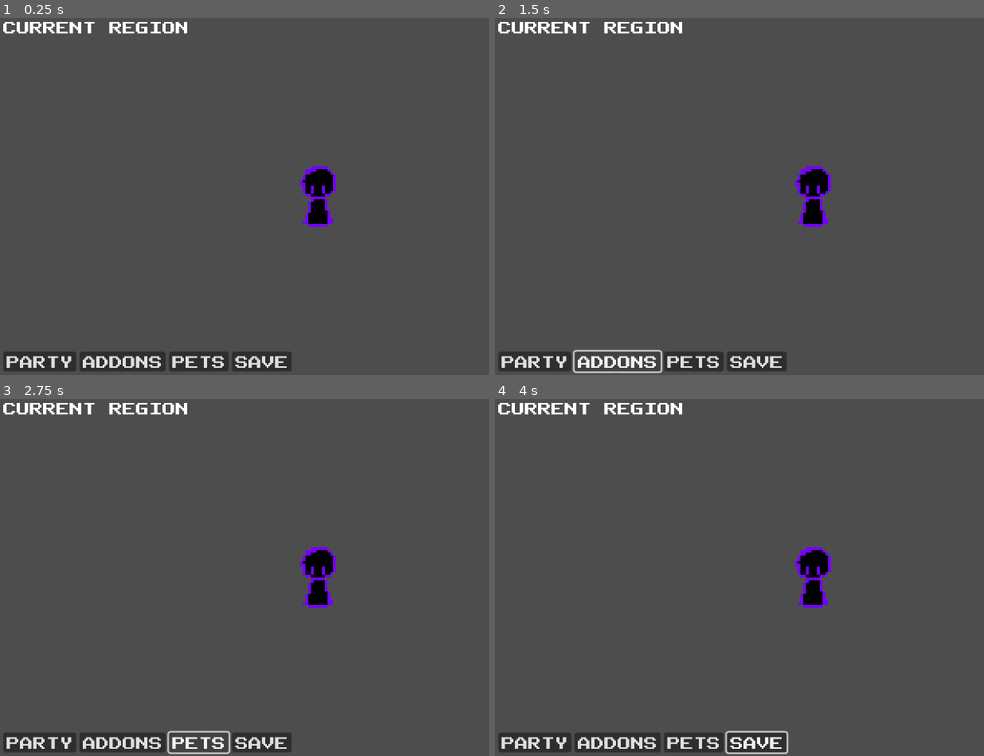
Above: before the commit, frames 1-4 (two rows, left to right).
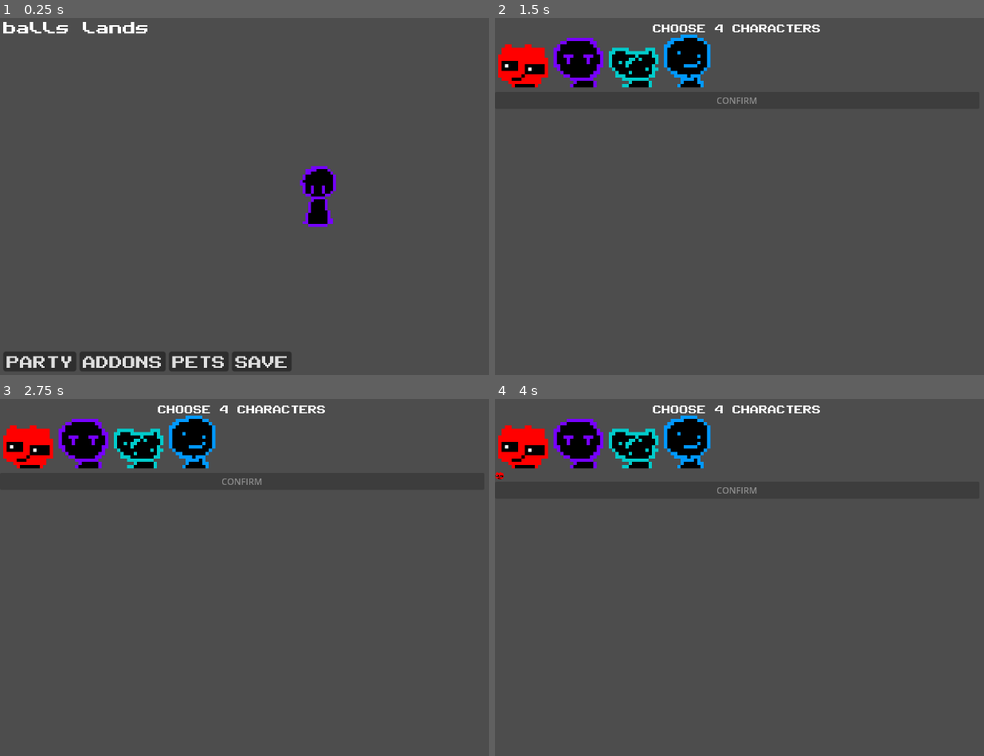
Above: after the commit, the same moments.

Repository: CIlie23/GhostieWorld
Game: Godot game, scene res://Scenes/overworld.tscn
Same seed, same stepped clock (60 frames per second), same inputs: the game is played once before the commit and once after it.
Inputs (mouse positions are in pixels of both pictures, inside the frame that each line leads up to):
- Up to frame 1 (0.25 s): no input
- Up to frame 2 (1.5 s): click "PARTY" at 0.5 s; click (617, 360) at 1.25 s, where only the run before the commit has a clickable "ADDONS"
- Up to frame 3 (2.75 s): click (200, 741) at 2 s, where only the run before the commit has a clickable "PETS"
- Up to frame 4 (4 s): click (759, 741) at 2.75 s, where only the run before the commit has a clickable "SAVE"; click (519, 441) at 3.52 s

The runs differ from the first frame. In frame 1, 0.6% of the frame differs, in the area x 0-39%, y 1-5%; in frame 2, 8.8%; in frame 3, 8.9%; in frame 4, 9.4%, in the area x 0-69%, y 1-100%.

Commit message:
party system

Diff:
--- /dev/null
+++ b/Assets/Characters/Jahtee/jahtee.tres
@@ -0,0 +1,12 @@
+[gd_resource type="Resource" script_class="CharacterData" load_steps=4 format=3 uid="uid://gjwhjsicmmwp"]
+
+[ext_resource type="Script" uid="uid://ede5kx2d6hca" path="res://Scripts/attackData.gd" id="1_j6tfa"]
+[ext_resource type="Script" uid="uid://bohf3lm3y5w0j" path="res://Scripts/characterData.gd" id="2_58ote"]
+[ext_resource type="Texture2D" uid="uid://b2hk2laeitm23" path="res://Assets/Characters/Jahtee/jahtee.png" id="2_bq6m0"]
+
+[resource]
+script = ExtResource("2_58ote")
+name = "jahtee"
+icon = ExtResource("2_bq6m0")
+attacks = Array[ExtResource("1_j6tfa")]([])
+metadata/_custom_type_script = "uid://bohf3lm3y5w0j"
--- /dev/null
+++ b/Assets/Characters/Kullix/kullix.tres
@@ -0,0 +1,12 @@
+[gd_resource type="Resource" script_class="CharacterData" load_steps=4 format=3 uid="uid://dj8i0bqotksi0"]
+
+[ext_resource type="Script" uid="uid://ede5kx2d6hca" path="res://Scripts/attackData.gd" id="1_5jbgv"]
+[ext_resource type="Texture2D" uid="uid://dxbmiolmcwv7x" path="res://Assets/Characters/Kullix/kullixPortrait.png" id="2_50222"]
+[ext_resource type="Script" uid="uid://bohf3lm3y5w0j" path="res://Scripts/characterData.gd" id="2_ibjc0"]
+
+[resource]
+script = ExtResource("2_ibjc0")
+name = "Kullix"
+icon = ExtResource("2_50222")
+attacks = Array[ExtResource("1_5jbgv")]([])
+metadata/_custom_type_script = "uid://bohf3lm3y5w0j"
--- /dev/null
+++ b/Assets/Characters/Mask/mask.tres
@@ -0,0 +1,21 @@
+[gd_resource type="Resource" script_class="CharacterData" load_steps=5 format=3 uid="uid://b4ed4cs5aufvy"]
+
+[ext_resource type="Script" uid="uid://ede5kx2d6hca" path="res://Scripts/attackData.gd" id="1_d87fq"]
+[ext_resource type="Texture2D" uid="uid://c4gelw5a5tsgy" path="res://Assets/Characters/Mask/maskPortrait.png" id="2_8kwsx"]
+[ext_resource type="Script" uid="uid://bohf3lm3y5w0j" path="res://Scripts/characterData.gd" id="2_6517r"]
+
+[sub_resource type="Resource" id="Resource_6517r"]
+script = ExtResource("1_d87fq")
+name = "Balls attack"
+description = "throws ball"
+power = 1
+cooldown = 1.0
+target_type = "enemy"
+metadata/_custom_type_script = "uid://ede5kx2d6hca"
+
+[resource]
+script = ExtResource("2_6517r")
+name = "MaskMajor"
+icon = ExtResource("2_8kwsx")
+attacks = Array[ExtResource("1_d87fq")]([SubResource("Resource_6517r")])
+metadata/_custom_type_script = "uid://bohf3lm3y5w0j"
--- /dev/null
+++ b/Assets/Characters/Vortex/Vortex.tres
@@ -0,0 +1,12 @@
+[gd_resource type="Resource" script_class="CharacterData" load_steps=4 format=3 uid="uid://b2cpmmbetyrb3"]
+
+[ext_resource type="Script" uid="uid://ede5kx2d6hca" path="res://Scripts/attackData.gd" id="1_gvpc3"]
+[ext_resource type="Script" uid="uid://bohf3lm3y5w0j" path="res://Scripts/characterData.gd" id="2_j03nf"]
+[ext_resource type="Texture2D" uid="uid://mlwp28fl2ars" path="res://Assets/Characters/Vortex/vortex.png" id="2_jfkgo"]
+
+[resource]
+script = ExtResource("2_j03nf")
+name = "Vortex"
+icon = ExtResource("2_jfkgo")
+attacks = Array[ExtResource("1_gvpc3")]([])
+metadata/_custom_type_script = "uid://bohf3lm3y5w0j"
--- a/Assets/GUI/ingameGUI.tscn
+++ b/Assets/GUI/ingameGUI.tscn
@@ -5,19 +5,18 @@
 [sub_resource type="GDScript" id="GDScript_onc8g"]
 script/source = "extends Control
 
+@onready var region_name: Label = $VBoxContainer/RegionName
 
 # Called when the node enters the scene tree for the first time.
 func _ready() -> void:
 	pass # Replace with function body.
 
-
 # Called every frame. 'delta' is the elapsed time since the previous frame.
 func _process(delta: float) -> void:
-	pass
+	region_name.text = Global.areaName
 
-
-func _on_button_pressed() -> void:
-	print(\"hello\")
+func _on_party_pressed() -> void:
+	get_tree().change_scene_to_file(\"res://Scenes/character_selection.tscn\")
 "
 
 [node name="GUI" type="Control"]
@@ -35,7 +34,7 @@
 offset_bottom = 40.0
 theme_override_constants/separation = 385
 
-[node name="Label" type="Label" parent="VBoxContainer"]
+[node name="RegionName" type="Label" parent="VBoxContainer"]
 layout_mode = 2
 theme_override_fonts/font = ExtResource("1_onc8g")
 text = "CURRENT REGION"
@@ -43,24 +42,24 @@
 [node name="HBoxContainer" type="HBoxContainer" parent="VBoxContainer"]
 layout_mode = 2
 
-[node name="Button" type="Button" parent="VBoxContainer/HBoxContainer"]
+[node name="Party" type="Button" parent="VBoxContainer/HBoxContainer"]
 layout_mode = 2
 theme_override_fonts/font = ExtResource("1_onc8g")
 text = "PARTY"
 
-[node name="Button2" type="Button" parent="VBoxContainer/HBoxContainer"]
+[node name="Addons" type="Button" parent="VBoxContainer/HBoxContainer"]
 layout_mode = 2
 theme_override_fonts/font = ExtResource("1_onc8g")
 text = "ADDONS"
 
-[node name="Button3" type="Button" parent="VBoxContainer/HBoxContainer"]
+[node name="Pets" type="Button" parent="VBoxContainer/HBoxContainer"]
 layout_mode = 2
 theme_override_fonts/font = ExtResource("1_onc8g")
 text = "PETS"
 
-[node name="Button4" type="Button" parent="VBoxContainer/HBoxContainer"]
+[node name="Save" type="Button" parent="VBoxContainer/HBoxContainer"]
 layout_mode = 2
 theme_override_fonts/font = ExtResource("1_onc8g")
 text = "SAVE"
 
-[connection signal="pressed" from="VBoxContainer/HBoxContainer/Button" to="." method="_on_button_pressed"]
+[connection signal="pressed" from="VBoxContainer/HBoxContainer/Party" to="." method="_on_party_pressed"]
--- a/Assets/Player/player.tscn
+++ b/Assets/Player/player.tscn
@@ -42,7 +42,7 @@
 "
 
 [sub_resource type="RectangleShape2D" id="RectangleShape2D_6miq6"]
-size = Vector2(12, 22)
+size = Vector2(8, 8)
 
 [sub_resource type="AtlasTexture" id="AtlasTexture_61lih"]
 atlas = ExtResource("1_61lih")
@@ -139,6 +139,7 @@
 script = SubResource("GDScript_61lih")
 
 [node name="CollisionShape2D" type="CollisionShape2D" parent="."]
+position = Vector2(0, 5)
 shape = SubResource("RectangleShape2D_6miq6")
 
 [node name="AnimatedSprite2D" type="AnimatedSprite2D" parent="."]
--- a/Assets/WorldAssets/NPCs/npc.tscn
+++ b/Assets/WorldAssets/NPCs/npc.tscn
@@ -1,11 +1,13 @@
-[gd_scene load_steps=7 format=3 uid="uid://nxmsorbii84k"]
+[gd_scene load_steps=8 format=3 uid="uid://nxmsorbii84k"]
 
 [ext_resource type="Texture2D" uid="uid://cgrv0nj4cmr7a" path="res://Assets/WorldAssets/NPCs/npc.png" id="1_m2mpp"]
+[ext_resource type="Texture2D" uid="uid://bvg6kjvrhl1aq" path="res://Assets/WorldAssets/NPCs/chatbox.png" id="2_n8nsj"]
 
 [sub_resource type="GDScript" id="GDScript_m2mpp"]
 script/source = "extends StaticBody2D
 
 @onready var sprite: AnimatedSprite2D = $AnimatedSprite2D
+@onready var chat: Sprite2D = $Chat
 
 # Called when the node enters the scene tree for the first time.
 func _ready() -> void:
@@ -15,6 +17,13 @@
 # Called every frame. 'delta' is the elapsed time since the previous frame.
 func _process(delta: float) -> void:
 	pass
+
+func _on_mouse_entered() -> void:
+	print(\"hello\")
+	chat.set_visible(true)
+
+func _on_mouse_exited() -> void:
+	chat.set_visible(false)
 "
 
 [sub_resource type="RectangleShape2D" id="RectangleShape2D_pasob"]
@@ -48,7 +57,16 @@
 [node name="CollisionShape2D" type="CollisionShape2D" parent="."]
 position = Vector2(-0.5, 0.5)
 shape = SubResource("RectangleShape2D_pasob")
+one_way_collision = true
 
 [node name="AnimatedSprite2D" type="AnimatedSprite2D" parent="."]
 sprite_frames = SubResource("SpriteFrames_lidf4")
 animation = &"idle"
+
+[node name="Chat" type="Sprite2D" parent="."]
+visible = false
+position = Vector2(0, -11)
+texture = ExtResource("2_n8nsj")
+
+[connection signal="mouse_entered" from="." to="." method="_on_mouse_entered"]
+[connection signal="mouse_exited" from="." to="." method="_on_mouse_exited"]
--- a/Assets/WorldAssets/tree.tscn
+++ b/Assets/WorldAssets/tree.tscn
@@ -3,11 +3,14 @@
 [ext_resource type="Texture2D" uid="uid://dfxy3fu1gfool" path="res://Assets/WorldAssets/tree.png" id="1_7ppvw"]
 
 [sub_resource type="RectangleShape2D" id="RectangleShape2D_pasob"]
-size = Vector2(18, 24)
+size = Vector2(10, 6)
 
 [node name="Tree" type="StaticBody2D"]
+z_index = 1
+y_sort_enabled = true
 
 [node name="CollisionShape2D" type="CollisionShape2D" parent="."]
+position = Vector2(0, 7)
 shape = SubResource("RectangleShape2D_pasob")
 
 [node name="Sprite2D" type="Sprite2D" parent="."]
--- /dev/null
+++ b/Global.gd
@@ -0,0 +1,11 @@
+extends Node
+
+var areaName:String
+var player_party: Array[CharacterData] = []
+# Called when the node enters the scene tree for the first time.
+func _ready() -> void:
+	print("Global script loaded")
+
+# Called every frame. 'delta' is the elapsed time since the previous frame.
+func _process(delta: float) -> void:
+	pass
--- /dev/null
+++ b/Scenes/battle_scene.gd
@@ -0,0 +1,11 @@
+extends Node2D
+
+
+# Called when the node enters the scene tree for the first time.
+func _ready() -> void:
+	pass # Replace with function body.
+
+
+# Called every frame. 'delta' is the elapsed time since the previous frame.
+func _process(delta: float) -> void:
+	pass
--- /dev/null
+++ b/Scenes/battle_scene.tscn
@@ -0,0 +1,16 @@
+[gd_scene load_steps=2 format=3 uid="uid://bqsrqvgdycygu"]
+
+[ext_resource type="Script" uid="uid://bt40jgofh0axr" path="res://Scenes/battle_scene.gd" id="1_b25br"]
+
+[node name="BattleScene" type="Node2D"]
+script = ExtResource("1_b25br")
+
+[node name="PlayerParty" type="Node" parent="."]
+
+[node name="EnemyParty" type="Node" parent="."]
+
+[node name="UI" type="Control" parent="."]
+layout_mode = 3
+anchors_preset = 0
+offset_right = 40.0
+offset_bottom = 40.0
--- /dev/null
+++ b/Scenes/character_selection.gd
@@ -0,0 +1,52 @@
+extends Control
+
+@export var available_characters: Array[CharacterData]
+
+const MAX_PARTY_SIZE = 4
+var selected_party: Array[CharacterData] = []
+
+@onready var available_container = $MarginContainer/VBoxContainer/HBoxContainer/AvailableCharacters
+@onready var selected_slots = [
+$MarginContainer/VBoxContainer/HBoxContainer2/SelectedParty/PartySlot1,
+$MarginContainer/VBoxContainer/HBoxContainer2/SelectedParty/PartySlot2,
+$MarginContainer/VBoxContainer/HBoxContainer2/SelectedParty/PartySlot3,
+$MarginContainer/VBoxContainer/HBoxContainer2/SelectedParty/PartySlot4
+]
+@onready var confirm_button: Button = $MarginContainer/VBoxContainer/confirm_button
+
+func _ready():
+	populate_available_characters()
+	update_party_slots()
+
+func populate_available_characters():
+	for char in available_characters:
+		var button = TextureButton.new()
+		button.texture_normal = char.icon
+		button.tooltip_text = char.name
+		button.stretch_mode = TextureButton.STRETCH_KEEP_ASPECT_CENTERED
+		button.custom_minimum_size = Vector2(96, 96)
+		button.connect("pressed", func(): on_character_selected(char))
+		available_container.add_child(button)
+
+func on_character_selected(char: CharacterData):
+	if selected_party.has(char):
+		return
+	if selected_party.size() >= MAX_PARTY_SIZE:
+		return
+	selected_party.append(char)
+	update_party_slots()
+
+func update_party_slots():
+	for i in range(MAX_PARTY_SIZE):
+		if i < selected_party.size():
+			selected_slots[i].texture = selected_party[i].icon
+		else:
+			selected_slots[i].texture = null
+
+	confirm_button.disabled = selected_party.size() != MAX_PARTY_SIZE
+
+
+func _on_confirm_button_pressed() -> void:
+	print("hello")
+	Global.player_party = selected_party.duplicate()
+	get_tree().change_scene_to_file("res://Scenes/overworld.tscn")
--- /dev/null
+++ b/Scenes/character_selection.tscn
@@ -0,0 +1,70 @@
+[gd_scene load_steps=8 format=3 uid="uid://s8mhmak16idf"]
+
+[ext_resource type="Script" uid="uid://b1rb8aabnlg2s" path="res://Scenes/character_selection.gd" id="1_fm6ub"]
+[ext_resource type="FontFile" uid="uid://nt8o1lj63fvq" path="res://Assets/Fonts/PublicPixel-rv0pA.ttf" id="1_mng1v"]
+[ext_resource type="Script" uid="uid://bohf3lm3y5w0j" path="res://Scripts/characterData.gd" id="2_235bc"]
+[ext_resource type="Resource" uid="uid://b4ed4cs5aufvy" path="res://Assets/Characters/Mask/mask.tres" id="3_mdkri"]
+[ext_resource type="Resource" uid="uid://dj8i0bqotksi0" path="res://Assets/Characters/Kullix/kullix.tres" id="4_3nbr6"]
+[ext_resource type="Resource" uid="uid://gjwhjsicmmwp" path="res://Assets/Characters/Jahtee/jahtee.tres" id="5_btth6"]
+[ext_resource type="Resource" uid="uid://b2cpmmbetyrb3" path="res://Assets/Characters/Vortex/Vortex.tres" id="6_ov5p2"]
+
+[node name="CharacterSelection" type="Control"]
+layout_mode = 3
+anchors_preset = 15
+anchor_right = 1.0
+anchor_bottom = 1.0
+grow_horizontal = 2
+grow_vertical = 2
+script = ExtResource("1_fm6ub")
+available_characters = Array[ExtResource("2_235bc")]([ExtResource("3_mdkri"), ExtResource("4_3nbr6"), ExtResource("5_btth6"), ExtResource("6_ov5p2")])
+
+[node name="MarginContainer" type="MarginContainer" parent="."]
+layout_mode = 1
+anchors_preset = 15
+anchor_right = 1.0
+anchor_bottom = 1.0
+offset_top = 10.0
+offset_right = -275.0
+grow_horizontal = 2
+grow_vertical = 2
+
+[node name="VBoxContainer" type="VBoxContainer" parent="MarginContainer"]
+layout_mode = 2
+
+[node name="Label" type="Label" parent="MarginContainer/VBoxContainer"]
+layout_mode = 2
+theme_override_fonts/font = ExtResource("1_mng1v")
+text = "CHOOSE 4 CHARACTERS"
+horizontal_alignment = 1
+
+[node name="HBoxContainer" type="HBoxContainer" parent="MarginContainer/VBoxContainer"]
+layout_mode = 2
+
+[node name="AvailableCharacters" type="GridContainer" parent="MarginContainer/VBoxContainer/HBoxContainer"]
+layout_mode = 2
+columns = 8
+
+[node name="HBoxContainer2" type="HBoxContainer" parent="MarginContainer/VBoxContainer"]
+layout_mode = 2
+
+[node name="SelectedParty" type="HBoxContainer" parent="MarginContainer/VBoxContainer/HBoxContainer2"]
+layout_mode = 2
+
+[node name="PartySlot1" type="TextureRect" parent="MarginContainer/VBoxContainer/HBoxContainer2/SelectedParty"]
+layout_mode = 2
+
+[node name="PartySlot2" type="TextureRect" parent="MarginContainer/VBoxContainer/HBoxContainer2/SelectedParty"]
+layout_mode = 2
+
+[node name="PartySlot3" type="TextureRect" parent="MarginContainer/VBoxContainer/HBoxContainer2/SelectedParty"]
+layout_mode = 2
+
+[node name="PartySlot4" type="TextureRect" parent="MarginContainer/VBoxContainer/HBoxContainer2/SelectedParty"]
+layout_mode = 2
+
+[node name="confirm_button" type="Button" parent="MarginContainer/VBoxContainer"]
+layout_mode = 2
+disabled = true
+text = "CONFIRM"
+
+[connection signal="pressed" from="MarginContainer/VBoxContainer/confirm_button" to="." method="_on_confirm_button_pressed"]
--- a/Scenes/chat_scene.tscn
+++ b/Scenes/chat_scene.tscn
@@ -1,3 +1,24 @@
-[gd_scene format=3 uid="uid://cla6wju0ux4kv"]
+[gd_scene load_steps=2 format=3 uid="uid://cla6wju0ux4kv"]
+
+[ext_resource type="Texture2D" uid="uid://co7yhbrtddtrn" path="res://Assets/coconut.jpg" id="1_cx1mu"]
 
 [node name="ChatScene" type="Node2D"]
+
+[node name="HBoxContainer" type="HBoxContainer" parent="."]
+anchors_preset = 8
+anchor_left = 0.5
+anchor_top = 0.5
+anchor_right = 0.5
+anchor_bottom = 0.5
+offset_left = -20.0
+offset_top = -20.0
+offset_right = 20.0
+offset_bottom = 20.0
+grow_horizontal = 2
+grow_vertical = 2
+size_flags_horizontal = 4
+
+[node name="Sprite2D" type="Sprite2D" parent="HBoxContainer"]
+position = Vector2(598.5, 344)
+scale = Vector2(4.46484, 2.50781)
+texture = ExtResource("1_cx1mu")
--- a/Scenes/overworld.tscn
+++ b/Scenes/overworld.tscn
@@ -9,8 +9,20 @@
 [sub_resource type="GDScript" id="GDScript_rmeny"]
 script/source = "extends Node2D
 
-func _ready() -> void:
-	print(\"hello world\")
+
+func _ready():
+	var mask: CharacterData = preload(\"res://Assets/Characters/Mask/mask.tres\")
+	print(mask.name)
+	for atk in mask.attacks:
+		print(\" - \", atk.name, \" (\", atk.power, \")\")
+
+
+
+func _on_area_2d_body_exited(body: Node2D) -> void:
+	Global.areaName = \"outsidew lands\"
+
+func _on_area_2d_body_entered(body: Node2D) -> void:
+	Global.areaName = \"balls lands\"
 "
 
 [sub_resource type="ShaderMaterial" id="ShaderMaterial_rmeny"]
@@ -38,13 +50,22 @@
 shader_parameter/vignette_opacity = 0.5
 
 [node name="Overworld" type="Node2D"]
+y_sort_enabled = true
 script = SubResource("GDScript_rmeny")
 
 [node name="Tree" parent="." instance=ExtResource("2_s368d")]
 position = Vector2(401, 412)
 
 [node name="NPC" parent="." instance=ExtResource("3_4qj6l")]
+z_index = 1
+y_sort_enabled = true
 position = Vector2(443, 461)
+
+[node name="Area2D" type="Area2D" parent="."]
+
+[node name="CollisionPolygon2D" type="CollisionPolygon2D" parent="Area2D"]
+visible = false
+polygon = PackedVector2Array(185, 115, 1006, 139, 989, 557, 588, 564, 157, 415)
 
 [node name="CanvasLayer" type="CanvasLayer" parent="."]
 layer = 2
@@ -66,6 +87,8 @@
 grow_vertical = 2
 
 [node name="Player" parent="." instance=ExtResource("1_i8gr5")]
+z_index = 1
+y_sort_enabled = true
 position = Vector2(615, 407)
 
 [node name="Camera2D" type="Camera2D" parent="Player"]
@@ -82,3 +105,6 @@
 grow_horizontal = 1
 grow_vertical = 0
 scale = Vector2(0.3, 0.3)
+
+[connection signal="body_entered" from="Area2D" to="." method="_on_area_2d_body_entered"]
+[connection signal="body_exited" from="Area2D" to="." method="_on_area_2d_body_exited"]
--- /dev/null
+++ b/Scripts/attackData.gd
@@ -0,0 +1,8 @@
+class_name AttackData
+extends Resource
+
+@export var name: String
+@export var description: String
+@export var power: int = 0
+@export var cooldown: float = 1.0
+@export var target_type: String = "enemy"  # "enemy", "ally", etc.
--- /dev/null
+++ b/Scripts/characterData.gd
@@ -0,0 +1,6 @@
+class_name CharacterData
+extends Resource
+
+@export var name: String
+@export var icon: Texture2D
+@export var attacks: Array[AttackData] = []
--- a/project.godot
+++ b/project.godot
@@ -14,6 +14,10 @@
 run/main_scene="uid://7ooxgwf58djp"
 config/features=PackedStringArray("4.4", "Forward Plus")
 config/icon="res://icon.svg"
+
+[autoload]
+
+Global="*res://Global.gd"
 
 [input]
 
Binary file added: Assets/Characters/Jahtee/jahtee.png
Not shown, added: Assets/Characters/Jahtee/jahtee.png.import
Binary file added: Assets/Characters/Kullix/kullixPortrait.png
Not shown, added: Assets/Characters/Kullix/kullixPortrait.png.import
Binary file added: Assets/Characters/Mask/maskPortrait.png
Not shown, added: Assets/Characters/Mask/maskPortrait.png.import
Binary file added: Assets/Characters/Vortex/vortex.png
Not shown, added: Assets/Characters/Vortex/vortex.png.import
Binary file added: Assets/WorldAssets/NPCs/chatbox.png
Not shown, added: Assets/WorldAssets/NPCs/chatbox.png.import
Binary file added: Assets/coconut.jpg
Not shown, added: Assets/coconut.jpg.import
(and 5 more such lines)
